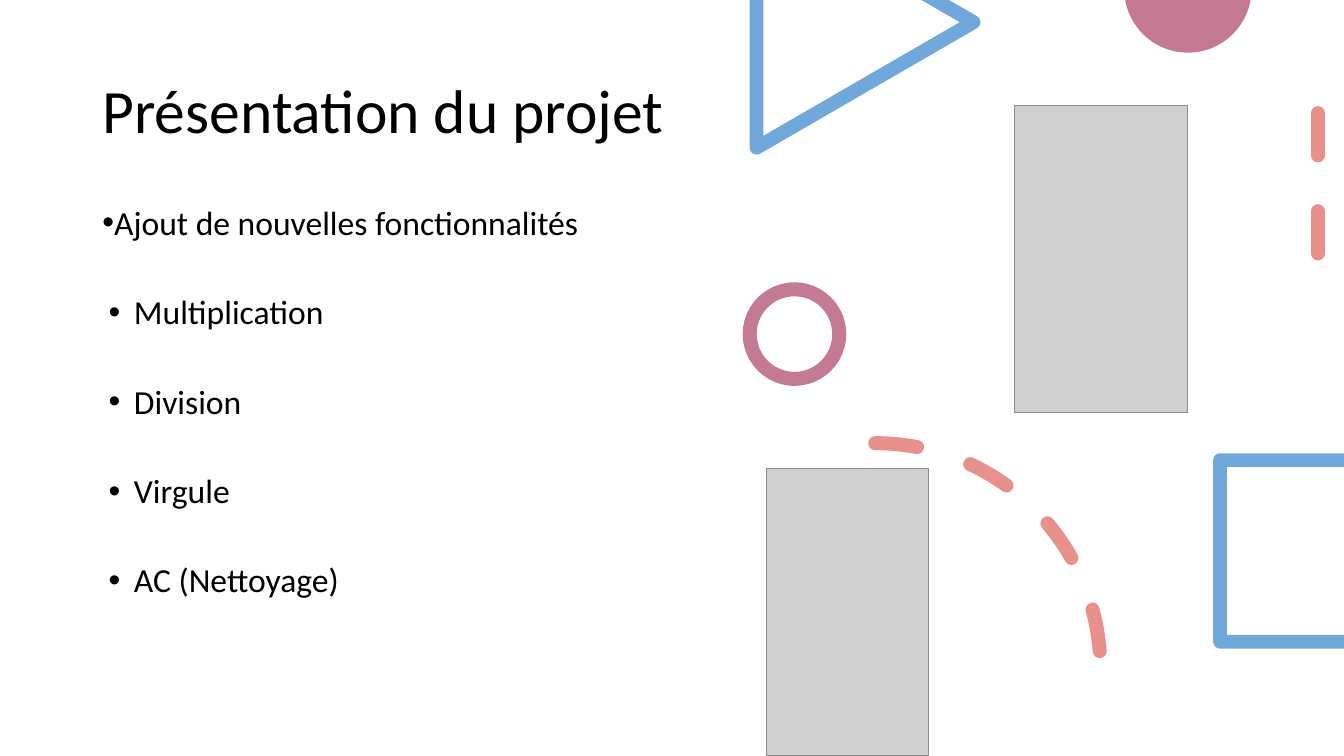
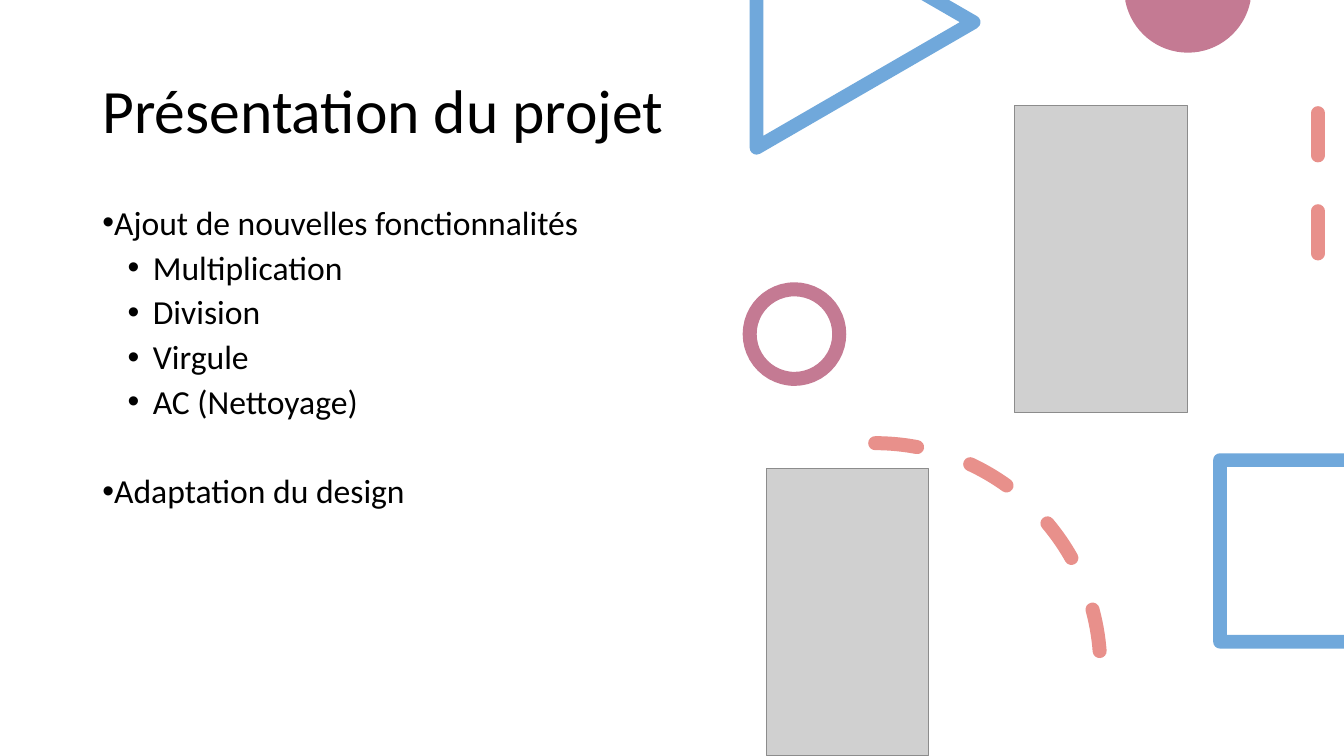
Before and after one commit to MickaeliOS/OpenClassrooms-P5-CountOnMe, a slide deck: slide 3 of Horn_Mickael_2_presentation_022122.pptx. Drawn at 1344x756 pixels with LibreOffice and Linux fonts; fonts in the diff are those of the drawing; grey boxes stand for pictures. Boxes give left, top, right and bottom in pixels: in the first picture for what was removed or moved away, otherwise in the second. Text is boxed around its words. In the diff, an @@ line names an element or a change of style, - is before the commit and + after.

```diff
--- a/Horn_Mickael_2_presentation_022122.pptx
+++ b/Horn_Mickael_2_presentation_022122.pptx
@@ text at (153,256,357,420): list level 1 to 2 in "Multiplication"; list level 1 to 2 in "Division"; list level 1 to 2 in "Virgule"; list level 1 to 2 in "AC (Nettoyage)" @@
@@ text at (114,479,405,509): paragraph added @@
+• Adaptation du design
```
Also in this commit, not shown: 4 other slides changed, 2 slides added, 3 other files.
